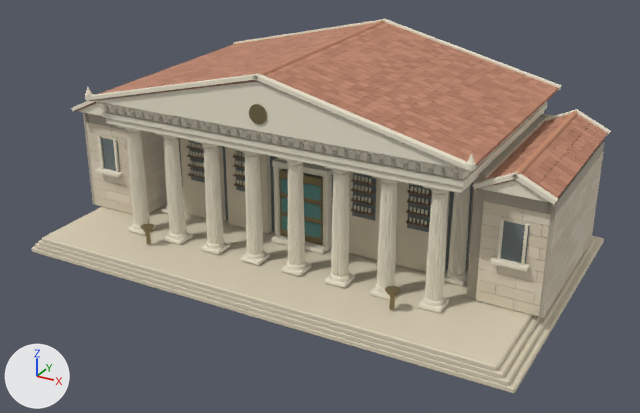
Two versions of the glTF model public/models/library.glb, one commit apart.
Before and after are seen from a 50 mm lens placed at (21.1, -39.5, 21.7), pointed at (0.7, -2.3, 3.1). The axes (+X, +Y, +Z) are drawn at lower left. The lights are the same throughout. The first picture is the older version. Where no turn or scale is listed for an object, it has been applied to the vertices. Vertices at exactly the same position are counted once.

In view in the first picture: 'AlexandrianScholarlyComplex_Interpretation / cream marble', 'AlexandrianScholarlyComplex_Interpretation / masonry 1', 'AlexandrianScholarlyComplex_Interpretation / masonry 2', 'AlexandrianScholarlyComplex_Interpretation / masonry 3', 'AlexandrianScholarlyComplex_Interpretation / recess', 'AlexandrianScholarlyComplex_Interpretation / roof tile 0', 'AlexandrianScholarlyComplex_Interpretation / roof tile 1', 'AlexandrianScholarlyComplex_Interpretation / roof tile 2', 'AlexandrianScholarlyComplex_Interpretation / roof tile 3', 'AlexandrianScholarlyComplex_Interpretation / roof tile 4', 'AlexandrianScholarlyComplex_Interpretation / stone shadow', 'AlexandrianScholarlyComplex_Interpretation / warm limestone' and 8 more.
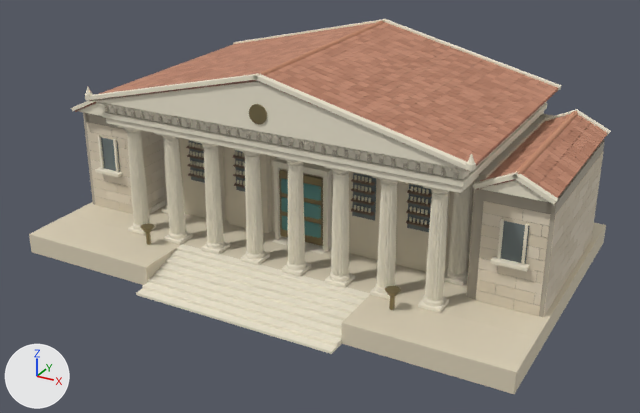
Where the newer file only moved an object's origin or applied its transform, the numbers keep the older frame.

What differs and where, as boxes (x1, y1, x2, y2) in the pictures (640 x 413 px; the box of a moved part takes in the faces that stretch with it):
'AlexandrianScholarlyComplex_Interpretation / cream marble', reshaped (14% taller): before (71, 19, 611, 313); after (71, 19, 611, 354)
'AlexandrianScholarlyComplex_Interpretation / warm limestone', reshaped: before (32, 138, 604, 393); after (29, 138, 606, 394)
part 1 of me_cube_298, added: after (149, 199, 167, 213)
part 2 of me_cube_298, added (pale yellow): after (142, 269, 343, 348)
part 3 of me_cube_298, added: after (136, 289, 337, 354)
part 4 of me_cube_298, added: after (160, 263, 350, 321)
part 5 of me_cube_298, added: after (166, 256, 357, 314)
part 6 of me_cube_298, added: after (171, 250, 364, 307)
part 7 of me_cube_298, added: after (177, 244, 370, 300)
part 8 of me_cube_298, moved or reshaped: before (272, 235, 326, 254); after (272, 237, 326, 254)
part 9 of me_cube_001, added (mostly hidden): after (178, 138, 286, 232)
part 10 of me_cube_001, added (mostly hidden): after (332, 175, 473, 273)
part 11 of me_cube_001, rebuilt: before (32, 237, 604, 393); after (29, 202, 606, 394)
part 12 of me_cube_001, deleted: before (35, 236, 597, 386)
part 13 of me_cube_001, deleted: before (39, 239, 541, 379)
part 14 of me_cube_001, deleted (beige): before (42, 203, 533, 371)

What changed in the scene script:
```text
Change me_cube_298:
    used by ob_alexandrianscholarlycomplex_interpretation___cream_marble; location = (-8.5, -5.7, 7.12)
    remove me_cube_298.from_pydata(...)  # 13466 vertices, 25642 faces; spans x -4.9..21.9, y -1.4..12.4, z -6.0..4.1
    add me_cube_298.from_pydata(...)  # 13670 vertices, 26018 faces; spans x -4.9..21.9, y -4.3..12.4, z -7.2..4.1
    me_cube_298 part 1: a new loose piece, a box spanning x -1.09..-0.97, y 1.95..10.85, z -6.03..-5.75, in mat_cream_marble (pale yellow #f0e8d3)
    me_cube_298 part 2: a new loose piece of 68 vertices spanning x 3.0..14.0, y -3.8..-2.3, z -7.2..-6.6, in mat_cream_marble (pale yellow #f0e8d3)
    me_cube_298 part 3: a new loose piece of 24 vertices spanning x 3.0..14.0, y -4.3..-3.8, z -7.2..-7.0, in mat_cream_marble (pale yellow #f0e8d3)
    me_cube_298 part 4: a new loose piece of 24 vertices spanning x 3.0..14.0, y -2.4..-1.9, z -7.2..-6.5, in mat_cream_marble (pale yellow #f0e8d3)
    me_cube_298 part 5: a new loose piece of 24 vertices spanning x 3.0..14.0, y -1.9..-1.4, z -7.2..-6.3, in mat_cream_marble (pale yellow #f0e8d3)
    me_cube_298 part 6: a new loose piece of 24 vertices spanning x 3.0..14.0, y -1.4..-0.9, z -7.2..-6.2, in mat_cream_marble (pale yellow #f0e8d3)
    me_cube_298 part 7: a new loose piece of 24 vertices spanning x 3.0..14.0, y -0.9..-0.4, z -7.2..-6.0, in mat_cream_marble (pale yellow #f0e8d3)
    me_cube_298 part 8: 4 vertices moved from x 7.0..10.0, y 2.1..3.2, z -5.8 to x 7.0..10.0, y 2.1..3.2, z -6.0
    other edits to the shape of me_cube_298 do not show in these pictures
Change me_cube_001:
    used by ob_alexandrianscholarlycomplex_interpretation___warm_limestone; location = (0.0, -1.0, 0.15)
    remove me_cube_001.from_pydata(...)  # 192 vertices, 352 faces; spans x -13.5..13.5, y -8.1..8.1, z -0.2..7.1
    add me_cube_001.from_pydata(...)  # 188 vertices, 344 faces; spans x -13.5..13.5, y -8.1..8.1, z -0.2..7.4
    me_cube_001 part 9: a new loose piece, a box spanning x -8.8..-1.42, y -1.5..-1.2, z 0.95..7.35, in mat_warm_limestone (beige #ddd1b8)
    me_cube_001 part 10: a new loose piece, a box spanning x 1.42..8.8, y -1.5..-1.2, z 0.95..7.35, in mat_warm_limestone (beige #ddd1b8)
    me_cube_001 part 11: the loose piece of 24 vertices spanning x -13.5..13.5, y -8.1..8.1, z -0.2..0.2 is rebuilt with 68 vertices and now spans x -13.5..13.5, y -8.1..8.1, z -0.2..1.0
    me_cube_001 part 12: the loose piece of 24 vertices spanning x -13.2..13.2, y -8.1..7.6, z 0.1..0.4 is deleted
    me_cube_001 part 13: the loose piece of 24 vertices spanning x -12.9..12.9, y -8.1..7.1, z 0.3..0.6 is deleted
    me_cube_001 part 14: the loose piece of 24 vertices spanning x -12.7..12.7, y -8.0..6.5, z 0.6..0.9 is deleted
    other edits to the shape of me_cube_001 do not show in these pictures
```
